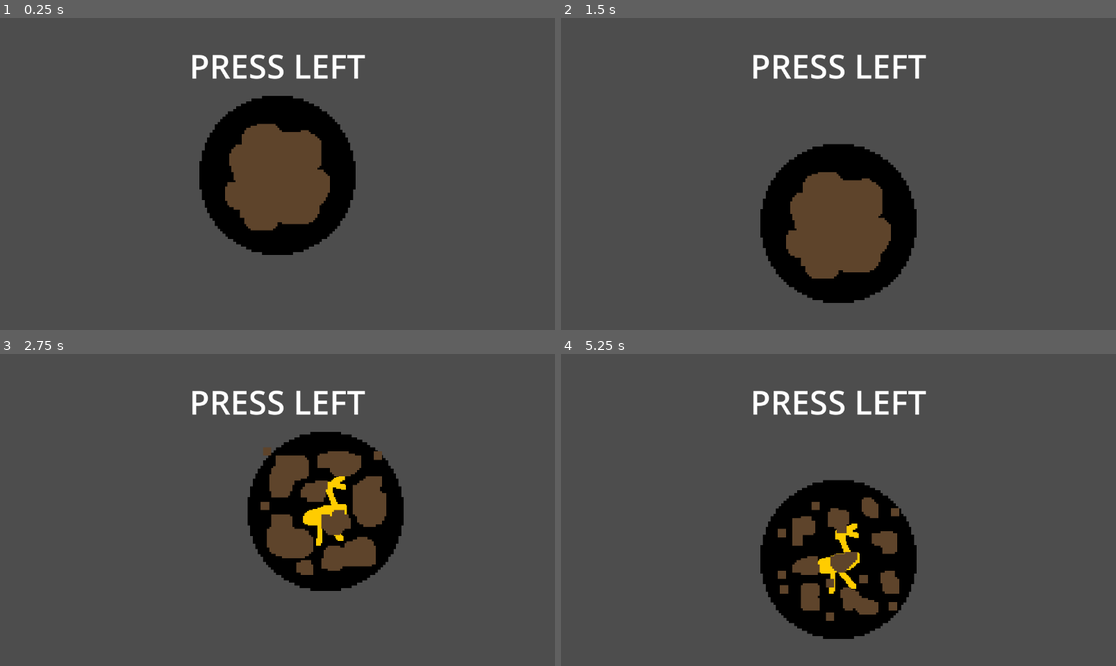
Above: before the commit, frames 1-4 (two rows, left to right).
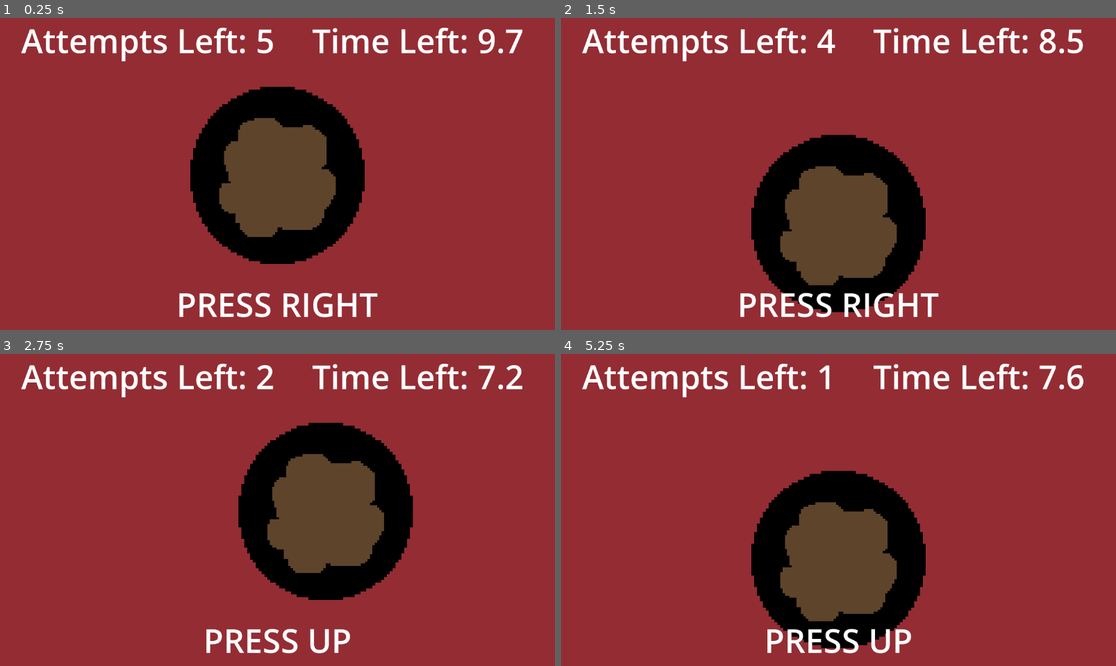
Above: after the commit, the same moments.

Repository: SamFrancis084/OldGoldGBGame
Game: Godot game, scene res://Scenes/test_scene.tscn
The game is run twice, just before and just after one commit, with the same random seed, the same clock (stepped at 60 frames per second) and the same inputs.
Inputs:
- Up to frame 1 (0.25 s): no input
- Up to frame 2 (1.5 s): hold D (Right) 0.53-1.28 s; hold S (Down) from 1.28 s (still down)
- Up to frame 3 (2.75 s): tap Enter at 2 s; release S (Down) at 2.03 s; hold D (Right) from 2.03 s (still down)
- Up to frame 4 (5.25 s): tap Space at 2.75, 4.25 s; release D (Right) at 2.78 s; hold W (Up) 2.78-3.53 s; tap Enter at 3.5 s; hold A (Left) 3.53-5.03 s; hold S (Down) from 5.03 s (still down)

The runs differ from the first frame. In frame 1, 90% of the frame differs, in the area x 0-100%, y 0-100%; in frame 2, 90%; in frame 3, 92%; in frame 4, 93%.

Commit message:
panning script

Diff:
--- a/old-gold-game/Scenes/test_scene.tscn
+++ b/old-gold-game/Scenes/test_scene.tscn
@@ -5,14 +5,125 @@
 [ext_resource type="Texture2D" uid="uid://bl4hrkxoxsy0j" path="res://Assets/Sprites/GoldDuck.png" id="2_50ct6"]
 [ext_resource type="Texture2D" uid="uid://bn20tg58gv518" path="res://Assets/Sprites/Dirt.png" id="2_r5l72"]
 
-[node name="TestScene" type="Node2D" unique_id=1618907069]
+[sub_resource type="Animation" id="Animation_hb2xm"]
+length = 0.001
+tracks/0/type = "value"
+tracks/0/imported = false
+tracks/0/enabled = true
+tracks/0/path = NodePath("AnimHolder:size")
+tracks/0/interp = 1
+tracks/0/loop_wrap = true
+tracks/0/keys = {
+"times": PackedFloat32Array(0),
+"transitions": PackedFloat32Array(1),
+"update": 0,
+"values": [Vector2(40, 40)]
+}
+tracks/1/type = "value"
+tracks/1/imported = false
+tracks/1/enabled = true
+tracks/1/path = NodePath("AnimHolder:position")
+tracks/1/interp = 1
+tracks/1/loop_wrap = true
+tracks/1/keys = {
+"times": PackedFloat32Array(0),
+"transitions": PackedFloat32Array(1),
+"update": 0,
+"values": [Vector2(556, 354)]
+}
+tracks/2/type = "value"
+tracks/2/imported = false
+tracks/2/enabled = true
+tracks/2/path = NodePath("AnimHolder:rotation")
+tracks/2/interp = 1
+tracks/2/loop_wrap = true
+tracks/2/keys = {
+"times": PackedFloat32Array(0),
+"transitions": PackedFloat32Array(1),
+"update": 0,
+"values": [0.0]
+}
+tracks/3/type = "value"
+tracks/3/imported = false
+tracks/3/enabled = true
+tracks/3/path = NodePath("AnimHolder:scale")
+tracks/3/interp = 1
+tracks/3/loop_wrap = true
+tracks/3/keys = {
+"times": PackedFloat32Array(0),
+"transitions": PackedFloat32Array(1),
+"update": 0,
+"values": [Vector2(1, 1)]
+}
+
+[sub_resource type="Animation" id="Animation_ak5v8"]
+resource_name = "victory_sway"
+length = 6.0
+loop_mode = 1
+tracks/0/type = "value"
+tracks/0/imported = false
+tracks/0/enabled = true
+tracks/0/path = NodePath("AnimHolder:size")
+tracks/0/interp = 1
+tracks/0/loop_wrap = true
+tracks/0/keys = {
+"times": PackedFloat32Array(0, 2.9666667, 6),
+"transitions": PackedFloat32Array(1, 1, 1),
+"update": 0,
+"values": [Vector2(40, 40), Vector2(40, 40), Vector2(40, 40)]
+}
+tracks/1/type = "value"
+tracks/1/imported = false
+tracks/1/enabled = true
+tracks/1/path = NodePath("AnimHolder:position")
+tracks/1/interp = 1
+tracks/1/loop_wrap = true
+tracks/1/keys = {
+"times": PackedFloat32Array(0, 2.9666667, 6),
+"transitions": PackedFloat32Array(1, 1, 1),
+"update": 0,
+"values": [Vector2(556, 354), Vector2(511, 377), Vector2(556, 354)]
+}
+tracks/2/type = "value"
+tracks/2/imported = false
+tracks/2/enabled = true
+tracks/2/path = NodePath("AnimHolder:rotation")
+tracks/2/interp = 1
+tracks/2/loop_wrap = true
+tracks/2/keys = {
+"times": PackedFloat32Array(0, 2.9666667, 6),
+"transitions": PackedFloat32Array(1, 1, 1),
+"update": 0,
+"values": [0.0, -0.36660898, 0.0]
+}
+tracks/3/type = "value"
+tracks/3/imported = false
+tracks/3/enabled = true
+tracks/3/path = NodePath("AnimHolder:scale")
+tracks/3/interp = 1
+tracks/3/loop_wrap = true
+tracks/3/keys = {
+"times": PackedFloat32Array(0, 2.9666667, 6),
+"transitions": PackedFloat32Array(1, 1, 1),
+"update": 0,
+"values": [Vector2(1, 1), Vector2(1.4589598, 1.4589598), Vector2(1, 1)]
+}
+
+[sub_resource type="AnimationLibrary" id="AnimationLibrary_x033f"]
+_data = {
+&"RESET": SubResource("Animation_hb2xm"),
+&"victory_sway": SubResource("Animation_ak5v8")
+}
+
+[node name="TestScene" type="Node2D" unique_id=1618907069 node_paths=PackedStringArray("victory_screen")]
 script = ExtResource("1_hb2xm")
+victory_screen = NodePath("CanvasLayer/VictoryControl")
 
 [node name="Camera2D" type="Camera2D" parent="." unique_id=177339963]
 
 [node name="PanSprite" type="Sprite2D" parent="." unique_id=1524625846]
 texture_filter = 3
-scale = Vector2(5.40625, 5.40625)
+scale = Vector2(6.03125, 6.031249)
 texture = ExtResource("1_3dogw")
 
 [node name="GoldSprite" type="Sprite2D" parent="PanSprite" unique_id=288017580]
@@ -41,6 +152,77 @@
 
 [node name="Label" type="Label" parent="CanvasLayer/Control" unique_id=1860468028]
 layout_mode = 1
+anchors_preset = 7
+anchor_left = 0.5
+anchor_top = 1.0
+anchor_right = 0.5
+anchor_bottom = 1.0
+offset_left = -427.0
+offset_top = -100.0
+offset_right = 427.0
+grow_horizontal = 2
+grow_vertical = 0
+theme_override_font_sizes/font_size = 68
+text = "PRESS UP"
+horizontal_alignment = 1
+
+[node name="AttemptLabel" type="Label" parent="CanvasLayer/Control" unique_id=856022922]
+layout_mode = 1
+offset_left = 44.0
+offset_right = 854.0
+offset_bottom = 161.0
+theme_override_font_sizes/font_size = 68
+text = "Attempts Left: 5"
+
+[node name="TimeLeft" type="Label" parent="CanvasLayer/Control" unique_id=1445693954]
+layout_mode = 1
+anchors_preset = 1
+anchor_left = 1.0
+anchor_right = 1.0
+offset_left = -854.0
+offset_right = -65.0
+offset_bottom = 161.0
+grow_horizontal = 0
+theme_override_font_sizes/font_size = 68
+text = "TIME: 10"
+horizontal_alignment = 2
+
+[node name="VictoryControl" type="Control" parent="CanvasLayer" unique_id=1708991034]
+visible = false
+layout_mode = 3
+anchors_preset = 15
+anchor_right = 1.0
+anchor_bottom = 1.0
+grow_horizontal = 2
+grow_vertical = 2
+
+[node name="ColorRect" type="ColorRect" parent="CanvasLayer/VictoryControl" unique_id=493726324]
+layout_mode = 1
+anchors_preset = 15
+anchor_right = 1.0
+anchor_bottom = 1.0
+grow_horizontal = 2
+grow_vertical = 2
+color = Color(0.69803923, 0.5764706, 0.34509805, 1)
+
+[node name="Label2" type="Label" parent="CanvasLayer/VictoryControl" unique_id=376424904]
+self_modulate = Color(0.25882354, 0.1764706, 0.17254902, 1)
+layout_mode = 1
+anchors_preset = 5
+anchor_left = 0.5
+anchor_right = 0.5
+offset_left = -420.0
+offset_top = 53.0
+offset_right = 434.0
+offset_bottom = 214.0
+grow_horizontal = 2
+theme_override_font_sizes/font_size = 96
+text = "Uncovered!"
+horizontal_alignment = 1
+
+[node name="Label" type="Label" parent="CanvasLayer/VictoryControl" unique_id=967821298]
+self_modulate = Color(1, 0.9529412, 0.6784314, 1)
+layout_mode = 1
 anchors_preset = 5
 anchor_left = 0.5
 anchor_right = 0.5
@@ -49,6 +231,33 @@
 offset_right = 427.0
 offset_bottom = 214.0
 grow_horizontal = 2
-theme_override_font_sizes/font_size = 68
-text = "PRESS UP"
+theme_override_font_sizes/font_size = 96
+text = "Uncovered!"
 horizontal_alignment = 1
+
+[node name="AnimHolder" type="Control" parent="CanvasLayer/VictoryControl" unique_id=1596455529]
+layout_mode = 1
+anchors_preset = 8
+anchor_left = 0.5
+anchor_top = 0.5
+anchor_right = 0.5
+anchor_bottom = 0.5
+offset_left = -20.0
+offset_top = 30.0
+offset_right = 20.0
+offset_bottom = 70.0
+grow_horizontal = 2
+grow_vertical = 2
+
+[node name="TextureRect" type="TextureRect" parent="CanvasLayer/VictoryControl/AnimHolder" unique_id=933031104]
+texture_filter = 3
+layout_mode = 0
+offset_left = -131.0
+offset_top = -131.0
+offset_right = 195.0
+offset_bottom = 195.0
+texture = ExtResource("2_50ct6")
+
+[node name="AnimationPlayer" type="AnimationPlayer" parent="CanvasLayer/VictoryControl" unique_id=1569265770]
+libraries/ = SubResource("AnimationLibrary_x033f")
+autoplay = &"victory_sway"
--- a/old-gold-game/Scripts/Panner.gd
+++ b/old-gold-game/Scripts/Panner.gd
@@ -8,50 +8,111 @@
 @onready var dirt_sprite = $PanSprite/DirtSprite
 
 @onready var label : Label = $CanvasLayer/Control/Label
+@onready var attempt_label = $CanvasLayer/Control/AttemptLabel
+@onready var time_left = $CanvasLayer/Control/TimeLeft
+
 
 enum av_buttons {LEFT, RIGHT, UP, DOWN} #can add other buttons
 var desired_button : av_buttons
+var desired_string : String = "" #this has to match the input names
 
 var times_shaken : int = 0 # for testing
 var times_to_shake : int = 3
+var max_frames : int = 0
+var has_won : bool = false
+@export var victory_screen : Control
+
+@export_category("Lose State")
+@export var max_wrong_attempts : int = 5
+@export var max_time : float = 10.0
+var timer : float
+var wrong_attempts : int = 0
+var has_lost : bool = false
 
 var move_input : Vector2 = Vector2.ZERO
 
+
 # Called when the node enters the scene tree for the first time.
 func _ready():
-	pass # Replace with function body.
+	timer = max_time
+	victory_screen.visible = false
+	get_random_button()
+	max_frames = dirt_sprite.hframes * dirt_sprite.vframes
 
 func get_random_button():
-	desired_button = av_buttons.keys()[randi() % av_buttons.size()]
+	desired_button = av_buttons.values().pick_random()
 
 # Called every frame. 'delta' is the elapsed time since the previous frame.
 func _process(delta):
+	if has_won or has_lost: return
+
 	button_tracker()
 
 	move_input = Input.get_vector("Left", "Right", "Up", "Down")
+	pan_sprite.global_position = move_input * offset_dist
 
-	if Input.is_action_just_pressed("Down") or Input.is_action_just_pressed("Up") or Input.is_action_just_pressed("Left") or Input.is_action_just_pressed("Right"):
-		times_shaken += 1
-		if times_shaken >= times_to_shake:
-			if dirt_sprite.frame + 1 < dirt_sprite.hframes * dirt_sprite.vframes:
-				dirt_sprite.frame += 1
+	attempt_label.text = "Attempts Left: " + str(max_wrong_attempts - wrong_attempts)
 
-			times_shaken = 0
+	timer -= delta
+	if timer < 0:
+		has_lost = true
+		lose()
 
+	time_left.text = "Time Left: " + str(roundf(timer * 10) / 10)
 
+func _input(event):
 
-	pan_sprite.global_position = move_input * offset_dist
+	if has_won or has_lost:
+		if event.is_pressed() and not event.is_echo():
+			get_tree().reload_current_scene() # go back to walking around
+
+		return
+
+	if event.is_pressed() and not event.is_echo():
+		if Input.is_action_just_pressed(desired_string):
+			times_shaken += 1
+
+			if times_shaken >= times_to_shake:
+				if dirt_sprite.frame + 1 < max_frames:
+					dirt_sprite.frame += 1
+				else:
+					dirt_sprite.visible = false
+					has_won = true
+					win()
+					return
+
+				times_shaken = 0
+
+		else: #you pressed the wrong button
+			print("You pressed the wrong thang bucko")
+			wrong_attempts += 1
+			if wrong_attempts >= max_wrong_attempts:
+				lose()
+				has_lost = true
+
+		get_random_button()
 
 func button_tracker():
 	match desired_button:
 		av_buttons.LEFT:
 			label.text = "PRESS LEFT"
+			desired_string = "Left"
 
 		av_buttons.RIGHT:
 			label.text = "PRESS RIGHT"
+			desired_string = "Right"
 
 		av_buttons.UP:
 			label.text = "PRESS UP"
+			desired_string = "Up"
 
 		av_buttons.DOWN:
 			label.text = "PRESS DOWN"
+			desired_string = "Down"
+
+
+func win():
+	if victory_screen: victory_screen.visible = true
+
+func lose():
+	get_tree().reload_current_scene()
--- a/old-gold-game/project.godot
+++ b/old-gold-game/project.godot
@@ -49,3 +49,4 @@
 [rendering]
 
 rendering_device/driver.windows="d3d12"
+environment/defaults/default_clear_color=Color(0.5803922, 0.17254902, 0.2, 1)
Not shown, added: old-gold-game/Scenes/test_scene.tscn2986140886.tmp
